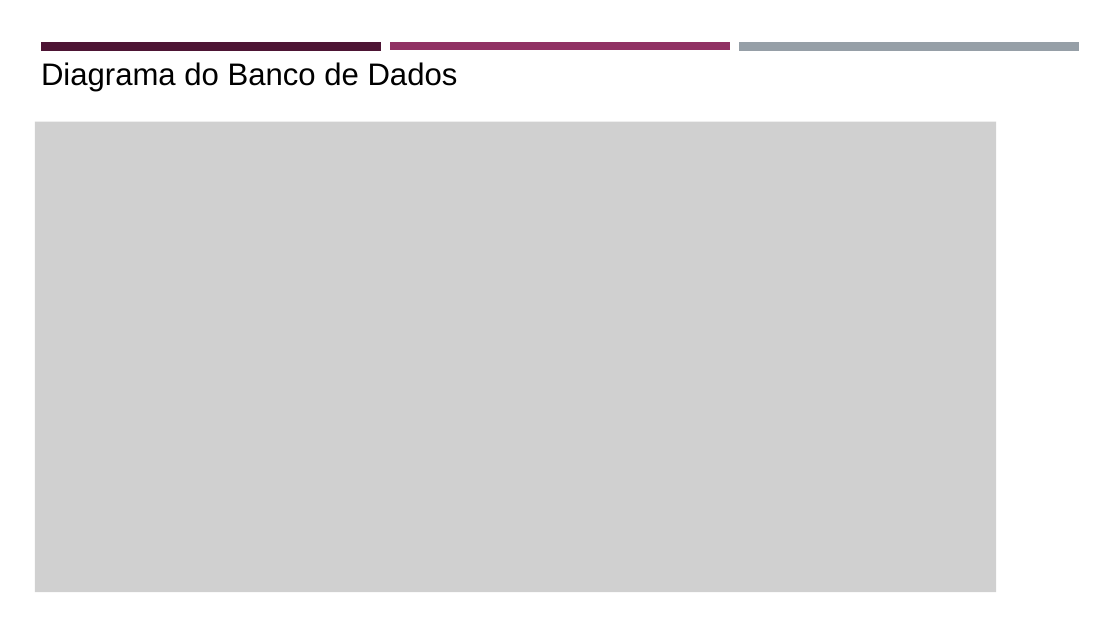
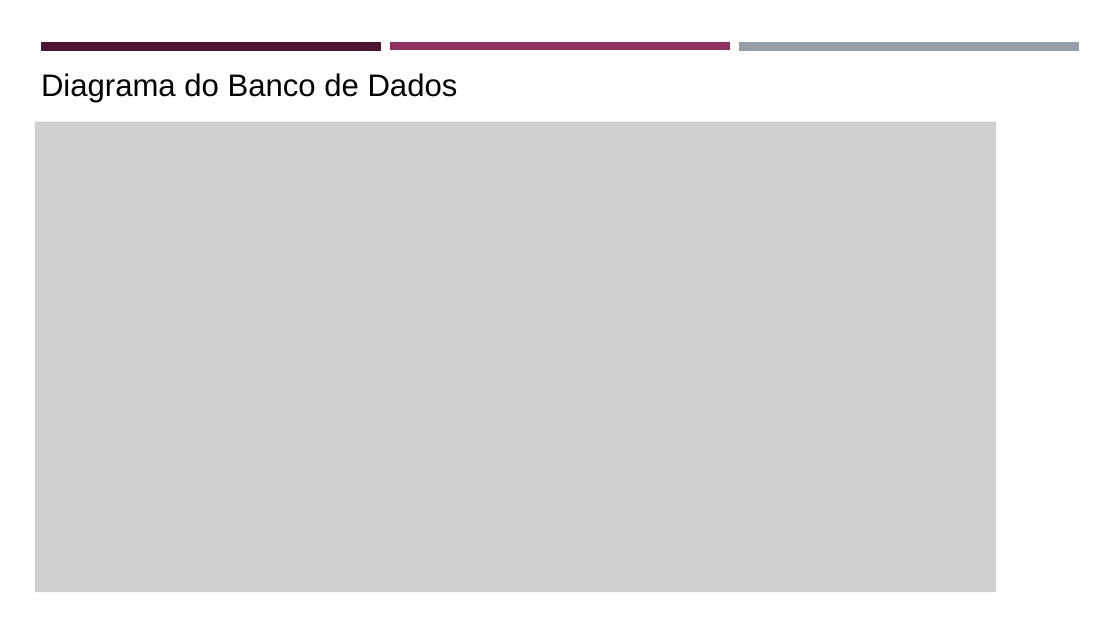
Before and after one commit to z12guilherme/gestao_atipicos, a slide deck: slide 10 of tcc/TCC - Slides.pptx. Drawn at 1120x630 pixels with LibreOffice and Linux fonts; fonts in the diff are those of the drawing; grey boxes stand for pictures. Boxes give left, top, right and bottom in pixels: in the first picture for what was removed or moved away, otherwise in the second. Text is boxed around its words. In the diff, an @@ line names an element or a change of style, - is before the commit and + after.

```diff
--- a/tcc/TCC - Slides.pptx
+++ b/tcc/TCC - Slides.pptx
@@ text "Diagrama do Banco de Dados": place and size @@
-text "Diagrama do Banco de Dados" at [41,62,458,91]
+text "Diagrama do Banco de Dados" at [41,73,458,102]
```
Also in this commit, not shown: 14 other slides changed, 1 slide added.
